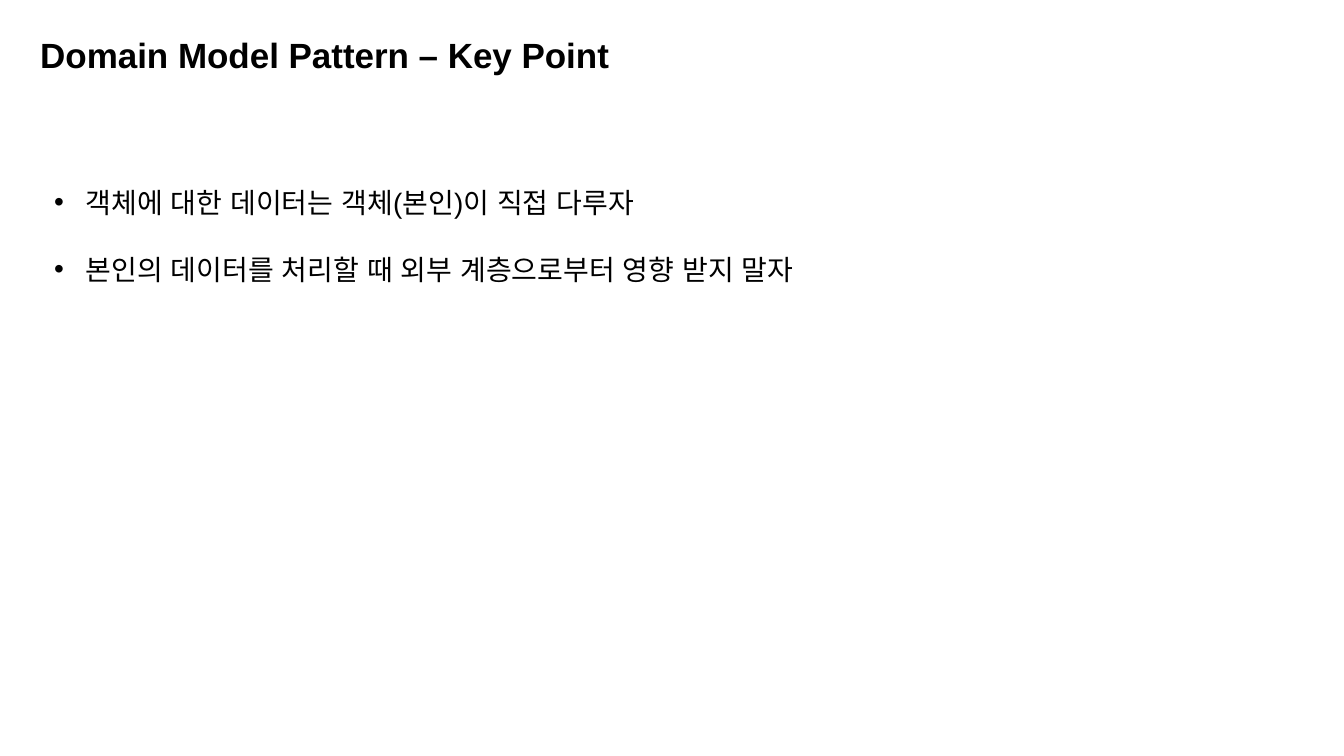
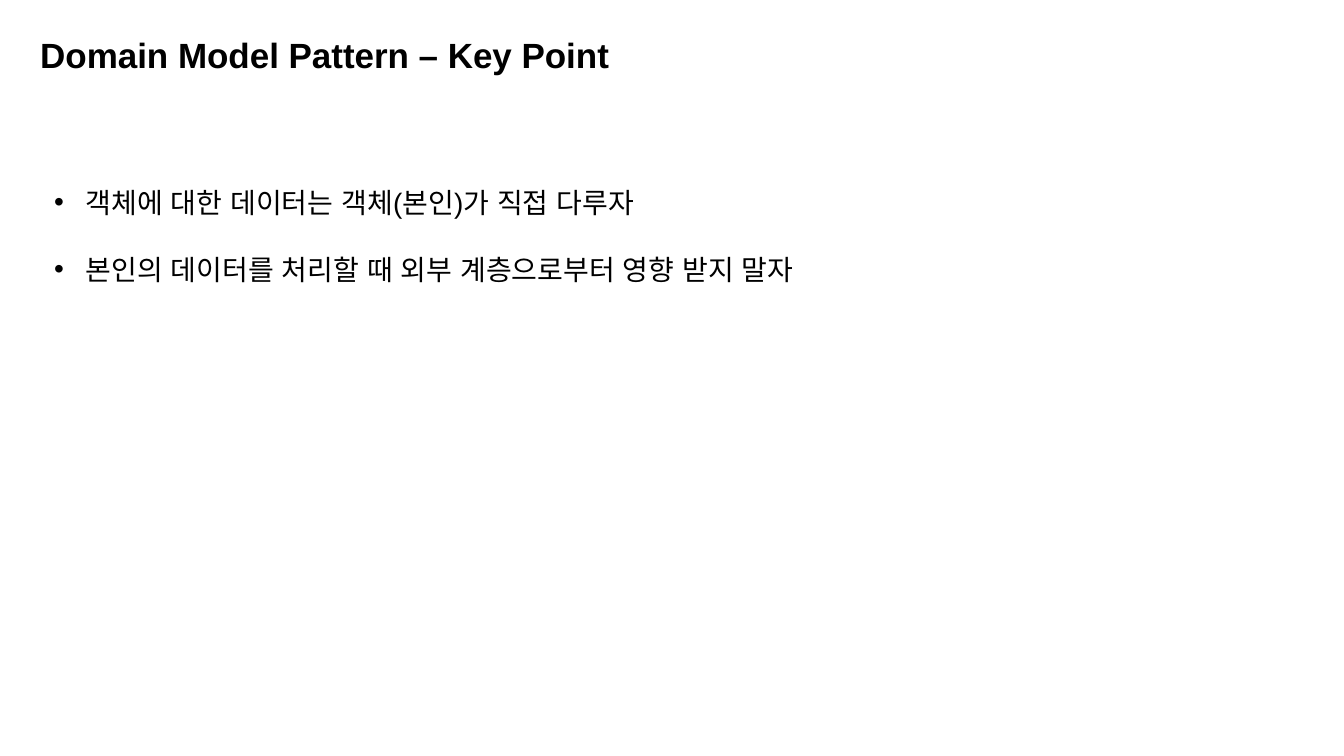
Before and after one commit to K-Diger/RealOOP, a slide deck: slide 22 of RealOOP.pptx (slide 17 before the commit). Drawn at 1344x756 pixels with LibreOffice and Linux fonts; fonts in the diff are those of the drawing. Boxes give left, top, right and bottom in pixels: in the first picture for what was removed or moved away, otherwise in the second. Text is boxed around its words. In the diff, an @@ line names an element or a change of style, - is before the commit and + after.

```diff
--- a/RealOOP.pptx
+++ b/RealOOP.pptx
@@ text at box(86, 189, 633, 219): text changed @@
-• 객체에 대한 데이터는 객체(본인)이 직접 다루자
+• 객체에 대한 데이터는 객체(본인)가 직접 다루자
```
Also in this commit, not shown: 17 other slides changed, 8 slides added, 2 slides removed.
